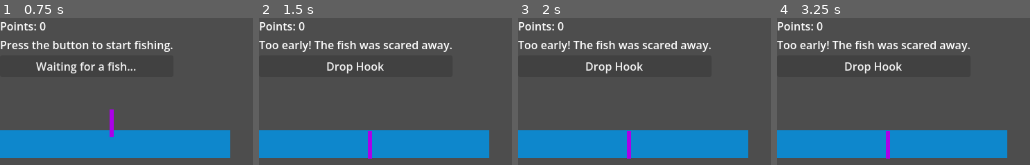
Above: before the commit, frames 1-4 (left to right).
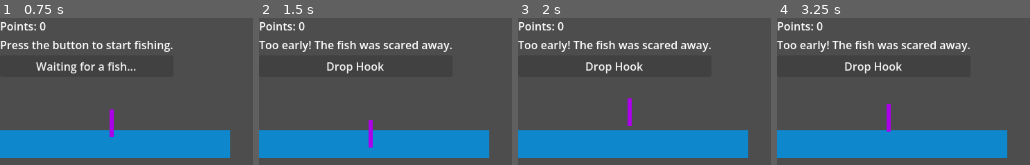
Above: after the commit, the same moments.

Repository: fehudma/godot_projects
Game: Godot game, scene res://Scenes/Main.tscn
Same seed, same stepped clock (60 frames per second), same inputs: the game is played once before the commit and once after it.
Inputs:
- Up to frame 1 (0.75 s): click "Drop Hook" at 0.5 s
- Up to frame 2 (1.5 s): click "Waiting for a fish..." at 1.25 s
- Up to frame 3 (2 s): no input
- Up to frame 4 (3.25 s): click "Drop Hook" at 2 s; click "Waiting for a fish..." at 2.75 s

Frame 1 is identical in both runs. In frame 2, 0.4% of the frame differs, in the area x 43-46%, y 69-96%; in frame 3, 0.7%, in the area x 43-46%, y 54-96%; in frame 4, 0.7%.

Commit message:
added hook goes up, and label flashing green color

Diff:
--- a/Scenes/Main.tscn
+++ b/Scenes/Main.tscn
@@ -16,6 +16,35 @@
 "update": 0,
 "values": [Vector2(161, 136)]
 }
+tracks/1/type = "value"
+tracks/1/imported = false
+tracks/1/enabled = true
+tracks/1/path = NodePath("VBoxContainer/StatusLabel:modulate")
+tracks/1/interp = 1
+tracks/1/loop_wrap = true
+tracks/1/keys = {
+"times": PackedFloat32Array(0),
+"transitions": PackedFloat32Array(1),
+"update": 0,
+"values": [Color(1, 1, 1, 1)]
+}
+
+[sub_resource type="Animation" id="Animation_rgh2o"]
+resource_name = "fish_bite"
+length = 0.3
+loop_mode = 2
+tracks/0/type = "value"
+tracks/0/imported = false
+tracks/0/enabled = true
+tracks/0/path = NodePath("VBoxContainer/StatusLabel:modulate")
+tracks/0/interp = 1
+tracks/0/loop_wrap = true
+tracks/0/keys = {
+"times": PackedFloat32Array(0, 0.15, 0.3),
+"transitions": PackedFloat32Array(1, 1, 1),
+"update": 0,
+"values": [Color(1, 1, 1, 1), Color(0, 0.98366565, 0, 1), Color(1, 1, 1, 1)]
+}
 
 [sub_resource type="Animation" id="Animation_r150o"]
 resource_name = "hook_down"
@@ -30,13 +59,49 @@
 "times": PackedFloat32Array(0, 0.5),
 "transitions": PackedFloat32Array(1, 1),
 "update": 0,
-"values": [Vector2(161, 136), Vector2(160, 183)]
+"values": [Vector2(161, 136), Vector2(161, 183)]
+}
+
+[sub_resource type="Animation" id="Animation_pbw6q"]
+resource_name = "hook_sides"
+length = 0.75
+loop_mode = 2
+tracks/0/type = "value"
+tracks/0/imported = false
+tracks/0/enabled = true
+tracks/0/path = NodePath("Hook:position")
+tracks/0/interp = 1
+tracks/0/loop_wrap = true
+tracks/0/keys = {
+"times": PackedFloat32Array(0, 0.26666668, 0.5, 0.75),
+"transitions": PackedFloat32Array(1, 1, 1, 1),
+"update": 0,
+"values": [Vector2(161, 183), Vector2(165, 183), Vector2(149, 183), Vector2(161, 183)]
+}
+
+[sub_resource type="Animation" id="Animation_kln2b"]
+resource_name = "hook_up"
+length = 0.5
+tracks/0/type = "value"
+tracks/0/imported = false
+tracks/0/enabled = true
+tracks/0/path = NodePath("Hook:position")
+tracks/0/interp = 1
+tracks/0/loop_wrap = true
+tracks/0/keys = {
+"times": PackedFloat32Array(0, 0.5),
+"transitions": PackedFloat32Array(1, 1),
+"update": 0,
+"values": [Vector2(161, 183), Vector2(161, 136)]
 }
 
 [sub_resource type="AnimationLibrary" id="AnimationLibrary_idj7w"]
 _data = {
 &"RESET": SubResource("Animation_idj7w"),
-&"hook_down": SubResource("Animation_r150o")
+&"fish_bite": SubResource("Animation_rgh2o"),
+&"hook_down": SubResource("Animation_r150o"),
+&"hook_sides": SubResource("Animation_pbw6q"),
+&"hook_up": SubResource("Animation_kln2b")
 }
 
 [node name="Control" type="Control" unique_id=1253770012]
--- a/Scenes/main.gd
+++ b/Scenes/main.gd
@@ -71,10 +71,13 @@
 func _on_action_button_pressed() -> void:
 	if fishing_state == FishingState.FISH_BITING:
 		catch_timer.stop()
+		animation_player.stop()
+		animation_player.play("hook_up")
 		fishing_state = FishingState.READY
 
 		last_caught_fish = choose_random_fish()
 		total_points = total_points + int(last_caught_fish["points"])
+
 		print("User caught a " + last_caught_fish["name"]
 		+ "," + " reward points: " + str(last_caught_fish["points"]))
 		print("total points: " + str(total_points))
@@ -86,6 +89,7 @@
 
 	if fishing_state == FishingState.WAITING_FOR_BITE:
 		bite_timer.stop()
+		animation_player.play("hook_up")
 		fishing_state = FishingState.READY
 		status_label.text = "Too early! The fish was scared away."
 		action_button.text = "Drop Hook"
@@ -95,26 +99,30 @@
 	action_button.text = "Waiting for a fish..."
 	animation_player.play("hook_down")
 
-	var wait_time := randf_range(0.0, 2.0)
+	var wait_time := randf_range(0.5, 2.0)
 	bite_timer.start(wait_time)
 
 func _on_bite_timer_timeout() -> void:
+	fishing_state = FishingState.FISH_BITING
 	print("Biting timer started")
-	fishing_state = FishingState.FISH_BITING
+	animation_player.play("fish_bite")
 
-	action_button.disabled = false
+
 	status_label.text = "A fish is biting! Raise the hook!"
 	action_button.text = "Raise the hook!"
 
 	catch_timer.start(2.0)
 
 func _on_catch_timer_timeout() -> void:
+	animation_player.stop()
 	print("Escape timer ended")
+
+	animation_player.play("hook_up")
 	fishing_state = FishingState.READY
 
 	status_label.text = "The fish escaped!"
 	action_button.text = "Drop Hook"
-	action_button.disabled = false
+
 
 func _on_test_button_pressed() -> void:
 	print("+++")
